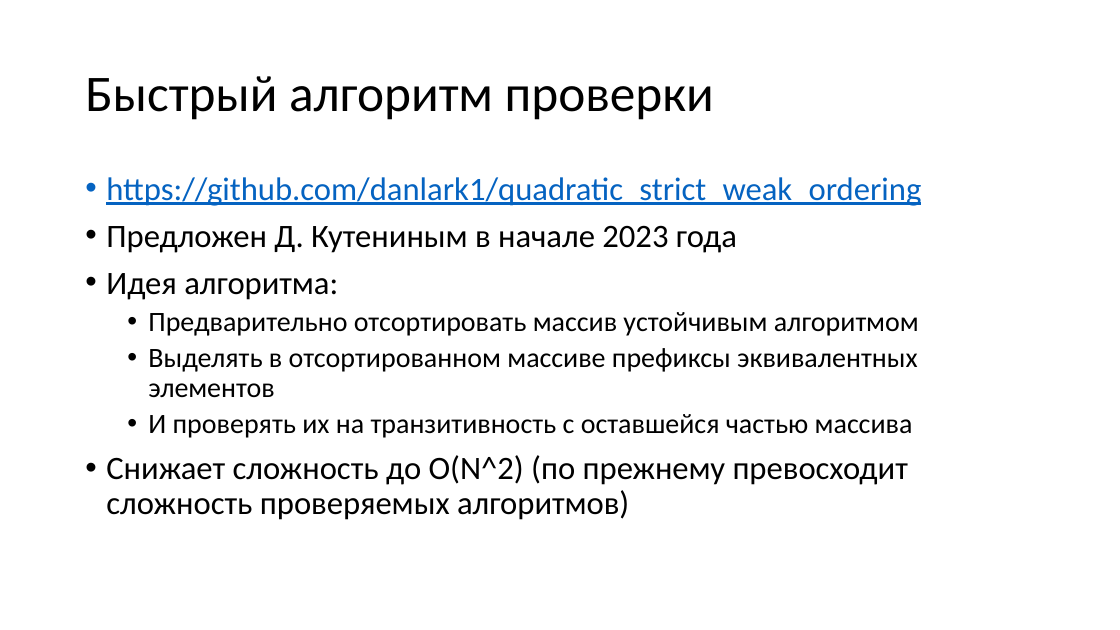
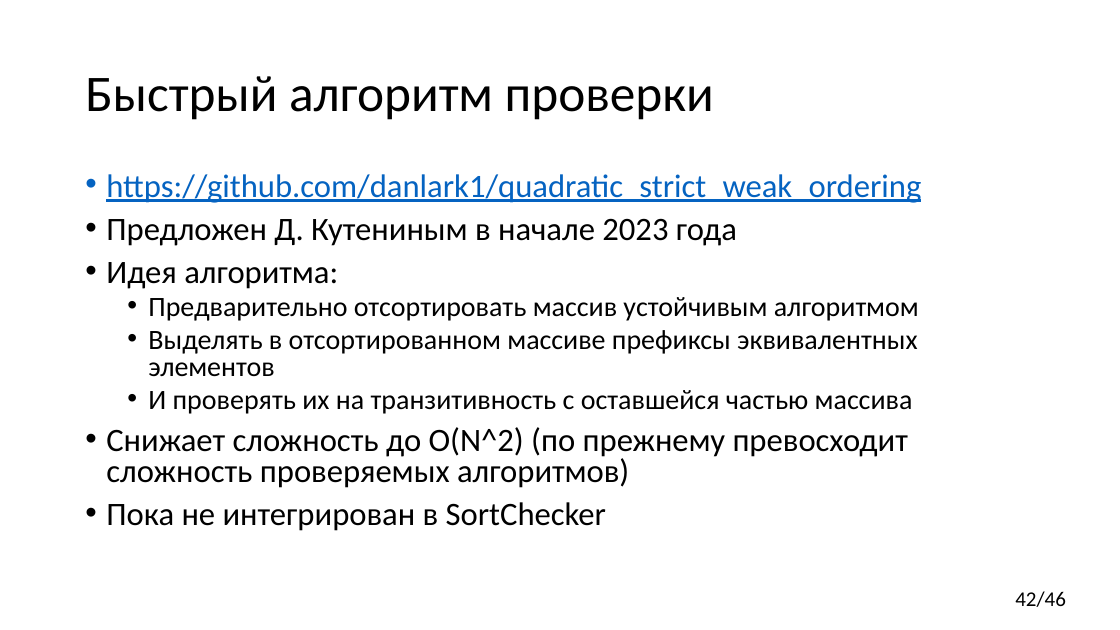
Before and after one commit to yugr/CppRussia, a slide deck: slide 42 of 2023/RU.pptx (slide 40 before the commit). Drawn at 1120x630 pixels with LibreOffice and Linux fonts; fonts in the diff are those of the drawing. Boxes give left, top, right and bottom in pixels: in the first picture for what was removed or moved away, otherwise in the second. Text is boxed around its words. In the diff, an @@ line names an element or a change of style, - is before the commit and + after.

```diff
--- a/2023/RU.pptx
+++ b/2023/RU.pptx
@@ text at (106,174,921,488): line spacing 0.9 to 0.8 @@
@@ text at (106,502,606,531): paragraph added @@
+• Пока не интегрирован в SortChecker
@@ page number added at (1015,591,1066,607), 18 pt, text #000000 @@
+42/46
```
Also in this commit, not shown: 43 other slides changed, 2 slides added.
